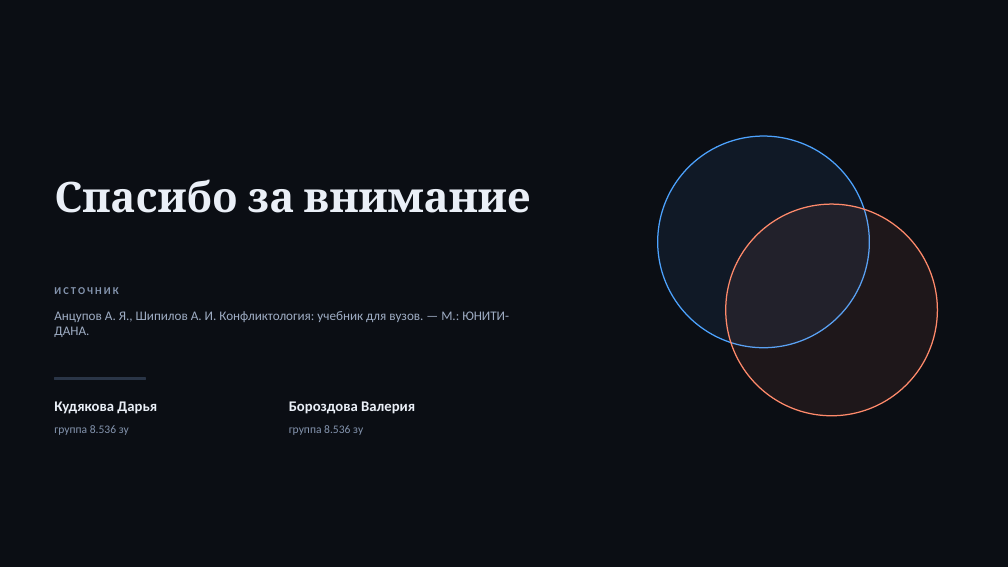
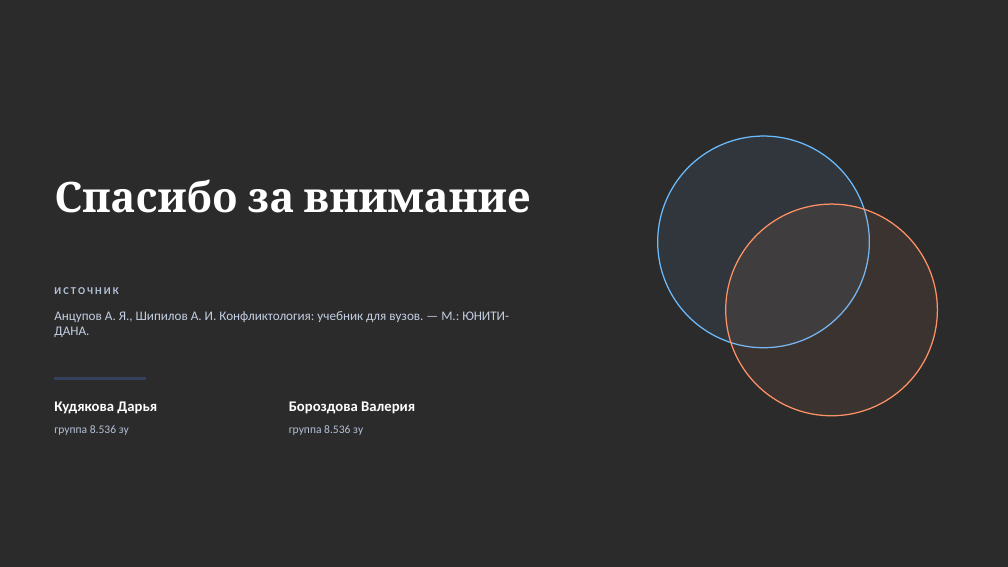
Before and after one commit to KryukGG2003/ui-ux-pro-max-skill, a slide deck: slide 17 of projects/conflict-structure/struktura-konflikta.pptx. Drawn at 1008x567 pixels with LibreOffice and Linux fonts; fonts in the diff are those of the drawing; background and template pictures are left out; a plain dark background stands for a picture behind light text. Boxes give left, top, right and bottom in pixels: in the first picture for what was removed or moved away, otherwise in the second. Text is boxed around its words. In the diff, an @@ line names an element or a change of style, - is before the commit and + after.

```diff
--- a/projects/conflict-structure/struktura-konflikta.pptx
+++ b/projects/conflict-structure/struktura-konflikta.pptx
@@ background #0B0E14 to picture (left out) @@
@@ ellipse at [658,136,870,348]: fill #4DA3FF at 8% opacity to #6BBBFF at 8% opacity; outline #4DA3FF 1.2 pt to #6BBBFF 1.2 pt @@
@@ ellipse at [726,204,938,416]: fill #FF8A6B at 8% opacity to #FF9166 at 8% opacity; outline #FF8A6B 1.2 pt to #FF9166 1.2 pt @@
@@ text "Анцупов А. Я., Шипилов А. ..." at [54,311,509,337]: text colour #9FADC4 to #C3CFE2 @@
@@ rectangle at [54,378,145,380]: fill #2A3547 to #33415C; outline #2A3547 1 pt to #33415C 1 pt @@
@@ text colour #EAEFF7 to #FFFFFF in 3 elements at [54,179,531,213], [54,401,157,414], [289,401,415,414] @@
@@ text colour #8494AE to #B3C0D6 in 3 elements at [54,287,118,294], [54,425,129,435], [289,425,363,435] @@
```
Also in this commit, not shown: 16 other slides changed, 8 other files.
